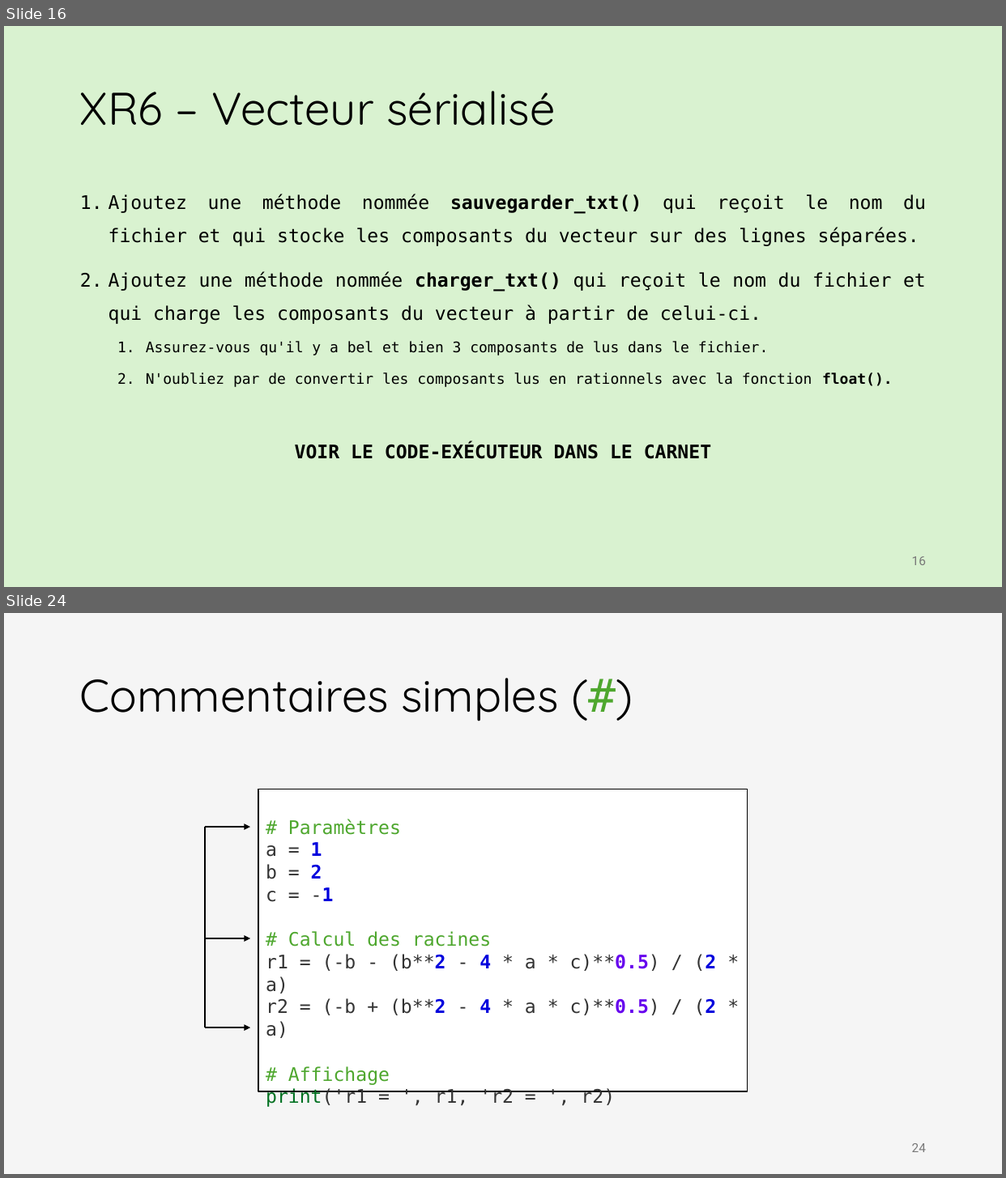
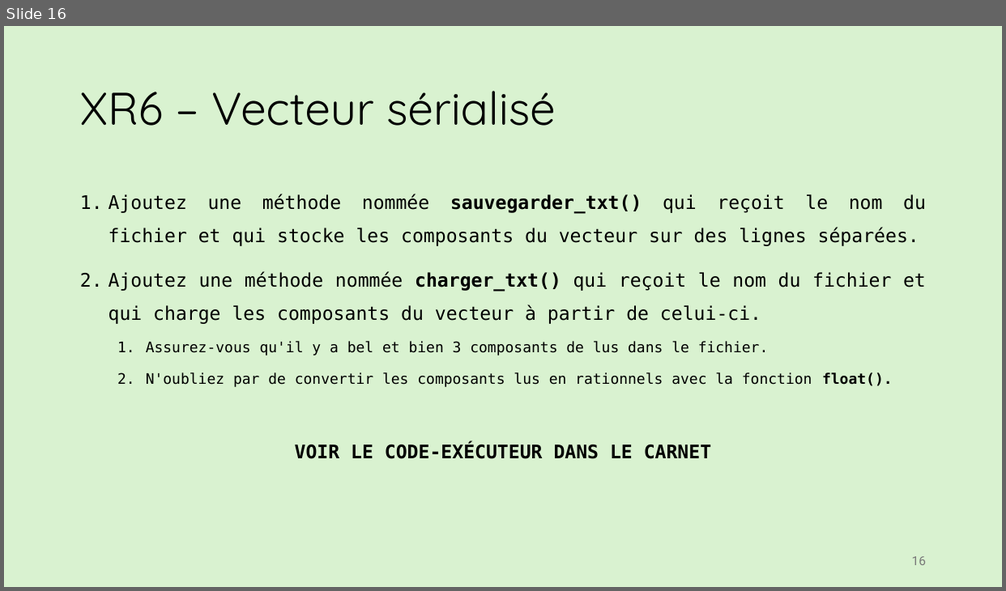
Before and after one commit to iannickgagnon/sagedays_iannick_2026, a slide deck: python_2/presentation_python_2.pptx. Shown one above the other, each under a label of ours: slides 16 and 24 before the commit, slide 16 after it; the slides between them are not shown. The pictures are 1006x1178 and 1006x591 pixels, drawn with LibreOffice and Linux fonts; fonts in the diff are those of the drawing. Boxes give left, top, right and bottom in pixels: in the first picture for what was removed or moved away, otherwise in the second. Text is boxed around its words. In the diff, an @@ line names an element or a change of style, - is before the commit and + after.

```diff
--- a/python_2/presentation_python_2.pptx
+++ b/python_2/presentation_python_2.pptx
@@ slide 24 removed at <box>4,613,1002,1174</box>, background #F5F5F5 @@
@@ title removed at <box>80,678,558,722</box> @@
-Commentaires simples (#)
@@ rectangle removed at <box>258,790,748,1093</box> @@
-# Paramètres
-a = 1
-b = 2
-c = -1
-# Calcul des racines
-r1 = (-b - (b**2 - 4 * a * c)**0.5) / (2 * a)
-r2 = (-b + (b**2 - 4 * a * c)**0.5) / (2 * a)
-# Affichage
-print('r1 = ', r1, 'r2 = ', r2)
@@ group removed at <box>205,827,250,1028</box>: 3 arrows, 1 line @@
@@ page number removed at <box>912,1144,926,1152</box> @@
-24
```
Also in this commit, not shown: 1 slide changed, 2 slides added, 29 other slides removed.
